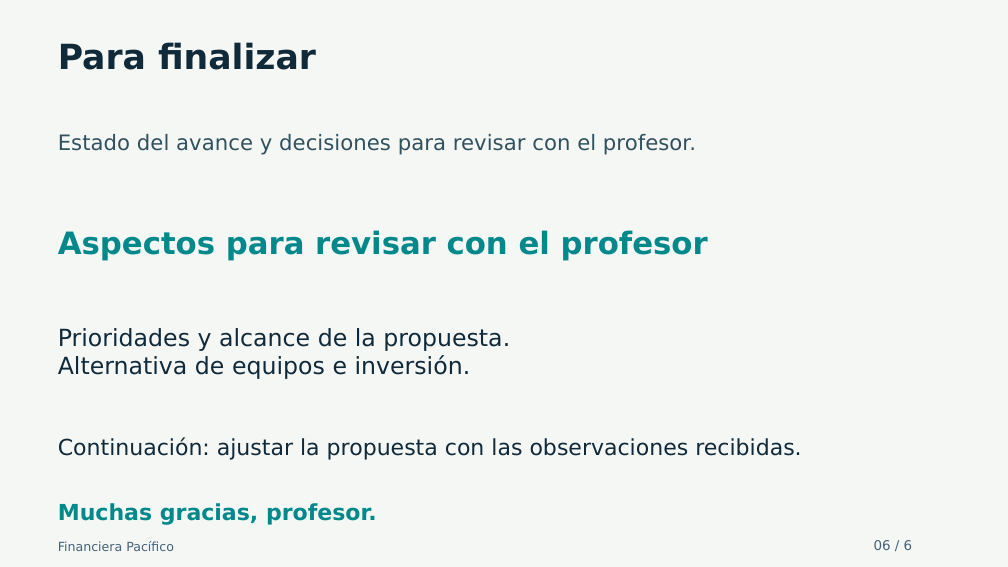
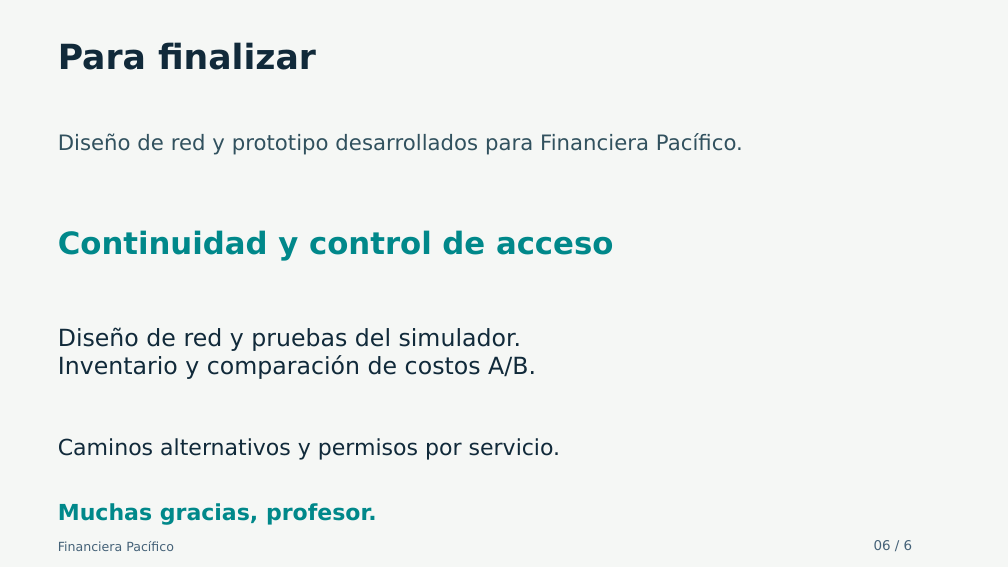
Before and after one commit to hu-herrera/financiera-pacifico-entrega-docente, a slide deck: slide 6 of Presentacion/Avance_Financiera_Pacifico_30_oct_2026.pptx. Drawn at 1008x567 pixels with LibreOffice and Linux fonts; fonts in the diff are those of the drawing. Boxes give left, top, right and bottom in pixels: in the first picture for what was removed or moved away, otherwise in the second. Text is boxed around its words. In the diff, an @@ line names an element or a change of style, - is before the commit and + after.

```diff
--- a/Presentacion/Avance_Financiera_Pacifico_30_oct_2026.pptx
+++ b/Presentacion/Avance_Financiera_Pacifico_30_oct_2026.pptx
@@ text at [58, 133, 743, 155]: text changed @@
-Estado del avance y decisiones para revisar con el profesor.
+Diseño de red y prototipo desarrollados para Financiera Pacífico.
@@ text at [58, 230, 613, 261]: text changed @@
-Aspectos para revisar con el profesor
+Continuidad y control de acceso
@@ text at [58, 327, 536, 379]: text changed @@
-Prioridades y alcance de la propuesta.
-Alternativa de equipos e inversión.
+Diseño de red y pruebas del simulador.
+Inventario y comparación de costos A/B.
@@ text at [58, 438, 561, 460]: text changed @@
-Continuación: ajustar la propuesta con las observaciones recibidas.
+Caminos alternativos y permisos por servicio.
```
Also in this commit, not shown: 1 other slide changed, 12 other files.
